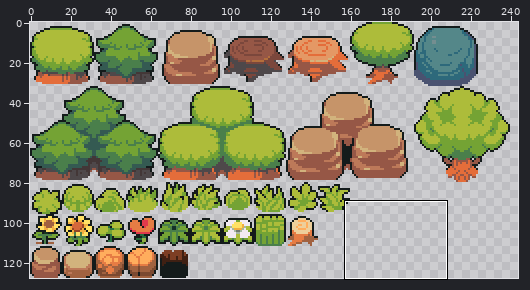
Two states of a sprite sheet, Assets/Sprites/Tiles/TreesAndRocks.png. Above, an overview of the earlier version with the close-up marked.
Close-up. First the earlier version:
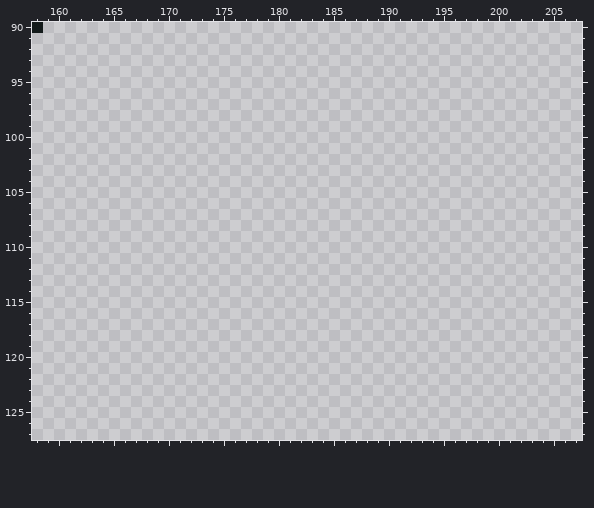
The file is 256x128 pixels. Colours within 5 levels of each other are drawn and written as one. Shown: x 158..207, y 90..127. The wide view leaves out empty margins.
The result:
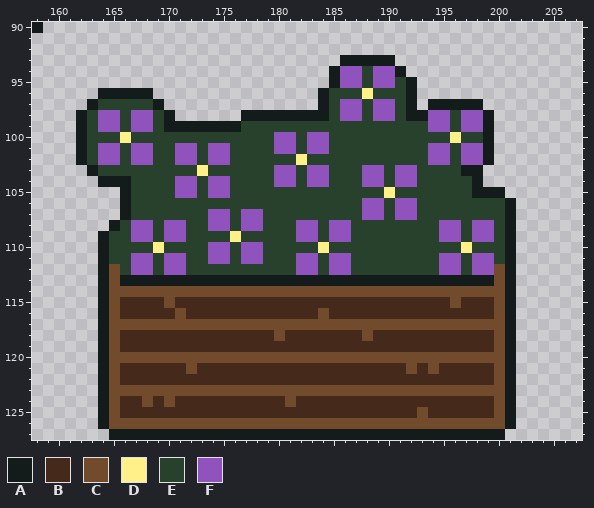
Palette (. is transparent): A #141b1b  B #452a1b  C #724b2c  D #fff089  E #27412d  F #9052bc
From old to new:
@@ x 158..207 @@
  92 ..................................................
- 93 ..................................................
- 94 ..................................................
- 95 ..................................................
- 96 ..................................................
- 97 ..................................................
- 98 ..................................................
- 99 ..................................................
-100 ..................................................
-101 ..................................................
-102 ..................................................
-103 ..................................................
-104 ..................................................
-105 ..................................................
-106 ..................................................
-107 ..................................................
-108 ..................................................
-109 ..................................................
-110 ..................................................
-111 ..................................................
-112 ..................................................
-113 ..................................................
-114 ..................................................
-115 ..................................................
-116 ..................................................
-117 ..................................................
-118 ..................................................
-119 ..................................................
-120 ..................................................
-121 ..................................................
-122 ..................................................
-123 ..................................................
-124 ..................................................
-125 ..................................................
-126 ..................................................
-127 ..................................................
+ 93 ............................AAAAA.................
+ 94 ...........................AFFEFFA................
+ 95 ...........................AFFEFFEA...............
+ 96 ......AAAAA...............AEEEDEEEA...............
+ 97 .....AEEEEEA..............AEFFEFFEA.AAAAA.........
+ 98 ....AEFFEFFEA......AAAAAAAAEFFEFFEAAFFEFFA........
+ 99 ....AEFFEFFEAAAAAAAEEEEEEEEEEEEEEEEEFFEFFA........
+100 ....AEEEDEEEEEEEEEEEEEFFEFFEEEEEEEEEEEDEEA........
+101 ....AEFFEFFEEFFEFFEEEEFFEFFEEEEEEEEEFFEFFA........
+102 ....AEFFEFFEEFFEFFEEEEEEDEEEEEEEEEEEFFEFFA........
+103 .....AEEEEEEEEEDEEEEEEFFEFFEEEFFEFFEEEEAA.........
+104 ......AAAEEEEFFEFFEEEEFFEFFEEEFFEFFEEEEEA.........
+105 ........AEEEEFFEFFEEEEEEEEEEEEEEDEEEEEEEAAA.......
+106 ........AEEEEEEEEEEEEEEEEEEEEEFFEFFEEEEEEEEA......
+107 ........AEEEEEEEFFEFFEEEEEEEEEFFEFFEEEEEEEEA......
+108 .......AEFFEFFEEFFEFFEEEFFEFFEEEEEEEEFFEFFEA......
+109 ......AEEFFEFFEEEEDEEEEEFFEFFEEEEEEEEFFEFFEA......
+110 ......AEEEEDEEEEFFEFFEEEEEDEEEEEEEEEEEEDEEEA......
+111 ......AEEFFEFFEEFFEFFEEEFFEFFEEEEEEEEFFEFFEA......
+112 ......ACEFFEFFEEEEEEEEEEFFEFFEEEEEEEEFFEFFCA......
+113 ......ACAAAAAAAAAAAAAAAAAAAAAAAAAAAAAAAAAACA......
+114 ......ACCCCCCCCCCCCCCCCCCCCCCCCCCCCCCCCCCCCA......
+115 ......ACBBBBCBBBBBBBBBBBBBBBBBBBBBBBBBCBBBCA......
+116 ......ACBBBBBCBBBBBBBBBBBBCBBBBBBBBBBBBBBBCA......
+117 ......ACCCCCCCCCCCCCCCCCCCCCCCCCCCCCCCCCCCCA......
+118 ......ACBBBBBBBBBBBBBBCBBBBBBBCBBBBBBBBBBBCA......
+119 ......ACBBBBBBBBBBBBBBBBBBBBBBBBBBBBBBBBBBCA......
+120 ......ACCCCCCCCCCCCCCCCCCCCCCCCCCCCCCCCCCCCA......
+121 ......ACBBBBBBCBBBBBBBBBBBBBBBBBBBCBCBBBBBCA......
+122 ......ACBBBBBBBBBBBBBBBBBBBBBBBBBBBBBBBBBBCA......
+123 ......ACCCCCCCCCCCCCCCCCCCCCCCCCCCCCCCCCCCCA......
+124 ......ACBBCBCBBBBBBBBBBCBBBBBBBBBBBBBBBBBBCA......
+125 ......ACBBBBBBBBBBBBBBBBBBBBBBBBBBBCBBBBBBCA......
+126 ......ACCCCCCCCCCCCCCCCCCCCCCCCCCCCCCCCCCCCA......
+127 .......AAAAAAAAAAAAAAAAAAAAAAAAAAAAAAAAAAAA.......
Where, in picture pixels (left, top, right, bottom), the same in both close-ups:
added: (76, 55, 516, 440)
